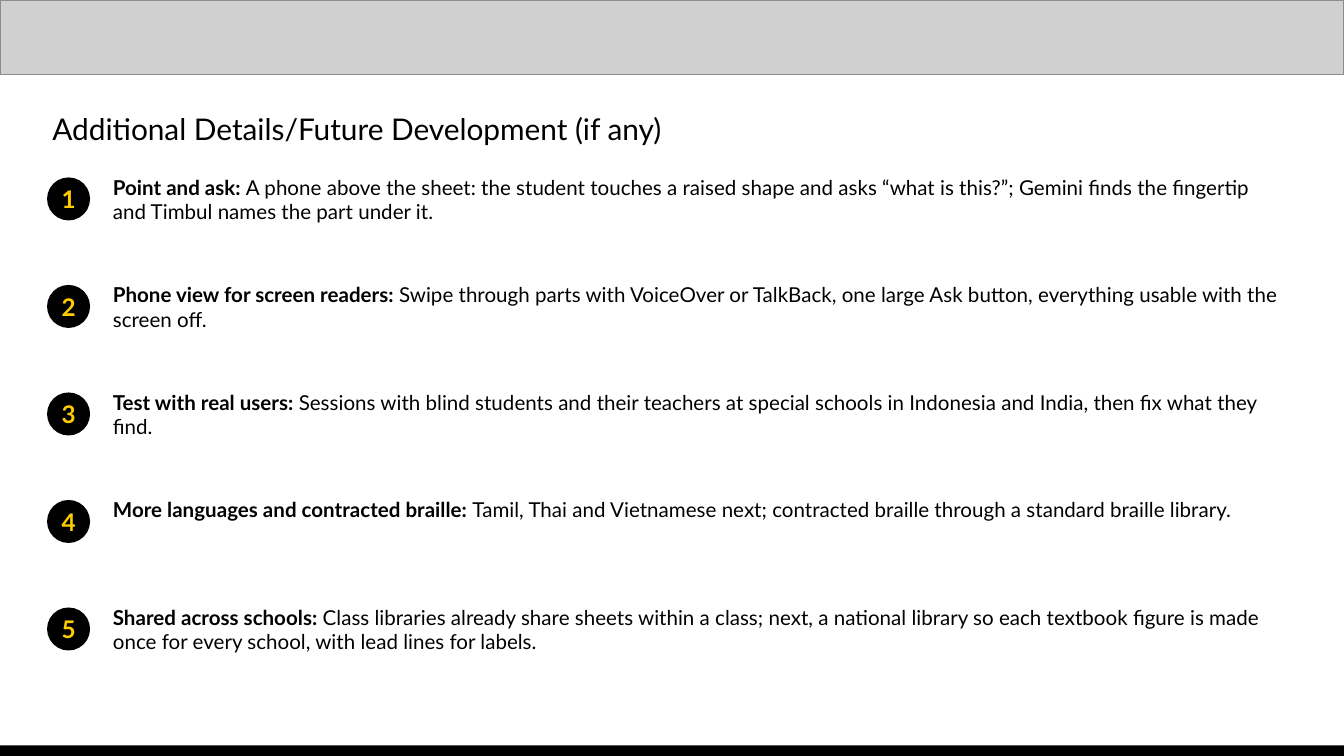
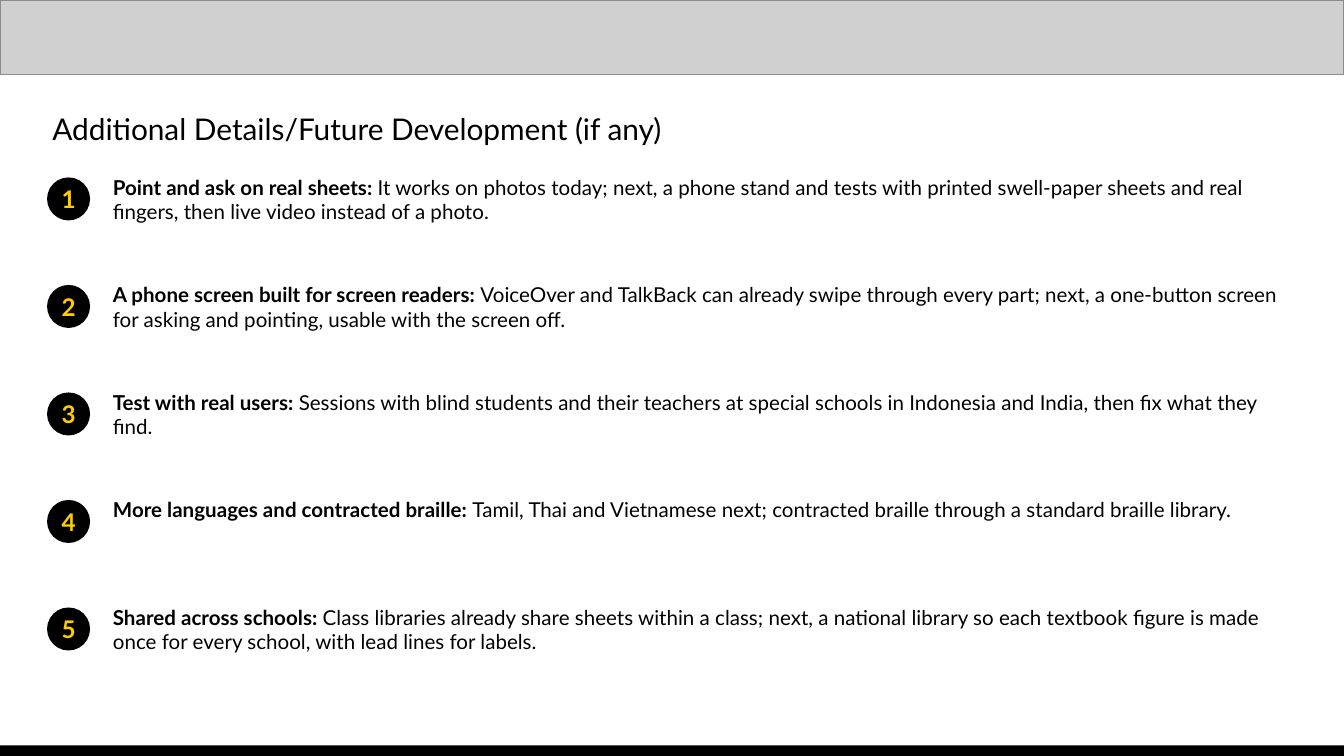
Before and after one commit to padmanabhan-r/timbul, a slide deck: slide 12 of deck/work/Timbul - AI Builder Cup.pptx. Drawn at 1344x756 pixels with LibreOffice and Linux fonts; fonts in the diff are those of the drawing; grey boxes stand for pictures. Boxes give left, top, right and bottom in pixels: in the first picture for what was removed or moved away, otherwise in the second. Text is boxed around its words. In the diff, an @@ line names an element or a change of style, - is before the commit and + after.

Commit message:
Add Point and ask to the deck and README

```diff
--- a/deck/work/Timbul - AI Builder Cup.pptx
+++ b/deck/work/Timbul - AI Builder Cup.pptx
@@ text at (x1=113, y1=179, x2=1242, y2=223): text changed @@
-Point and ask: A phone above the sheet: the student touches a raised shape and asks “what is this?”; Gemini finds the fingertip and Timbul names the part under it.
+Point and ask on real sheets: It works on photos today; next, a phone stand and tests with printed swell-paper sheets and real fingers, then live video instead of a photo.
@@ text at (x1=113, y1=286, x2=1277, y2=331): text changed @@
-Phone view for screen readers: Swipe through parts with VoiceOver or TalkBack, one large Ask button, everything usable with the screen off.
+A phone screen built for screen readers: VoiceOver and TalkBack can already swipe through every part; next, a one-button screen for asking and pointing, usable with the screen off.
```
Also in this commit, not shown: 5 other slides changed, 2 other files.
